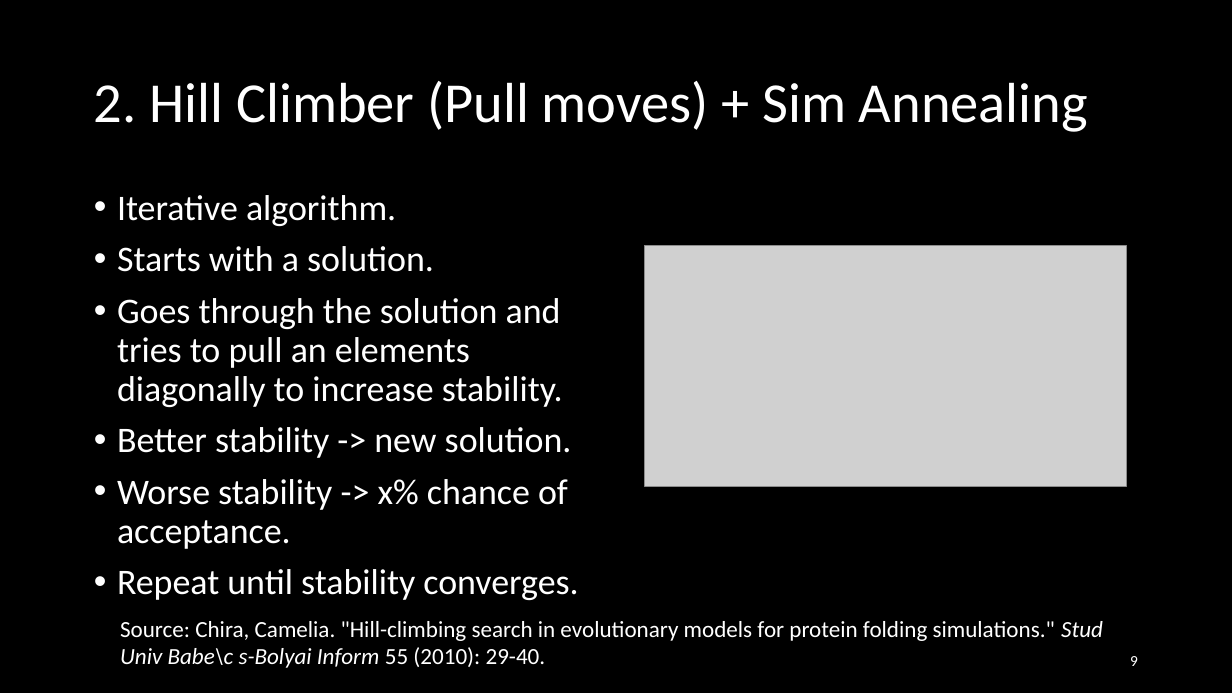
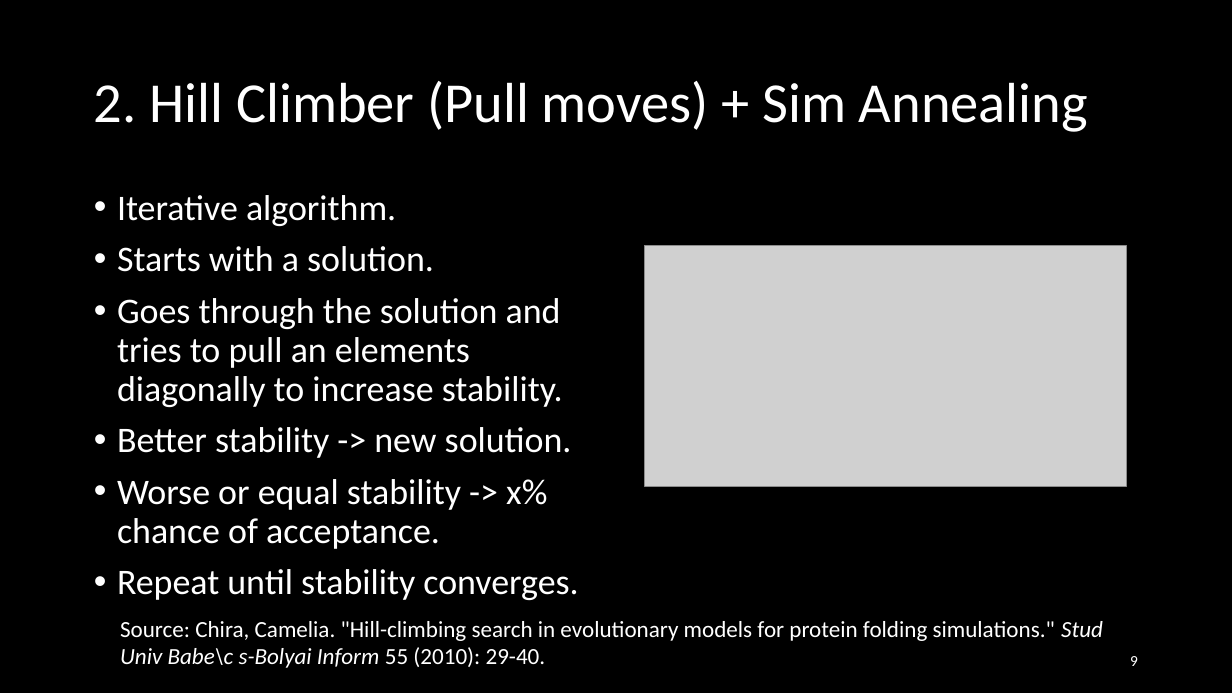
Before and after one commit to Loek21/Protein-Pow-d-er, a slide deck: slide 9 of Docs/PPP, final.pptx. Drawn at 1232x693 pixels with LibreOffice and Linux fonts; fonts in the diff are those of the drawing; grey boxes stand for pictures. Boxes give left, top, right and bottom in pixels: in the first picture for what was removed or moved away, otherwise in the second. Text is boxed around its words. In the diff, an @@ line names an element or a change of style, - is before the commit and + after.

Commit message:
small PPP change

```diff
--- a/Docs/PPP, final.pptx
+++ b/Docs/PPP, final.pptx
@@ text at [117, 479, 547, 549]: text changed @@
-• Worse stability -> x% chance of acceptance.
+• Worse or equal stability -> x% chance of acceptance.
```
